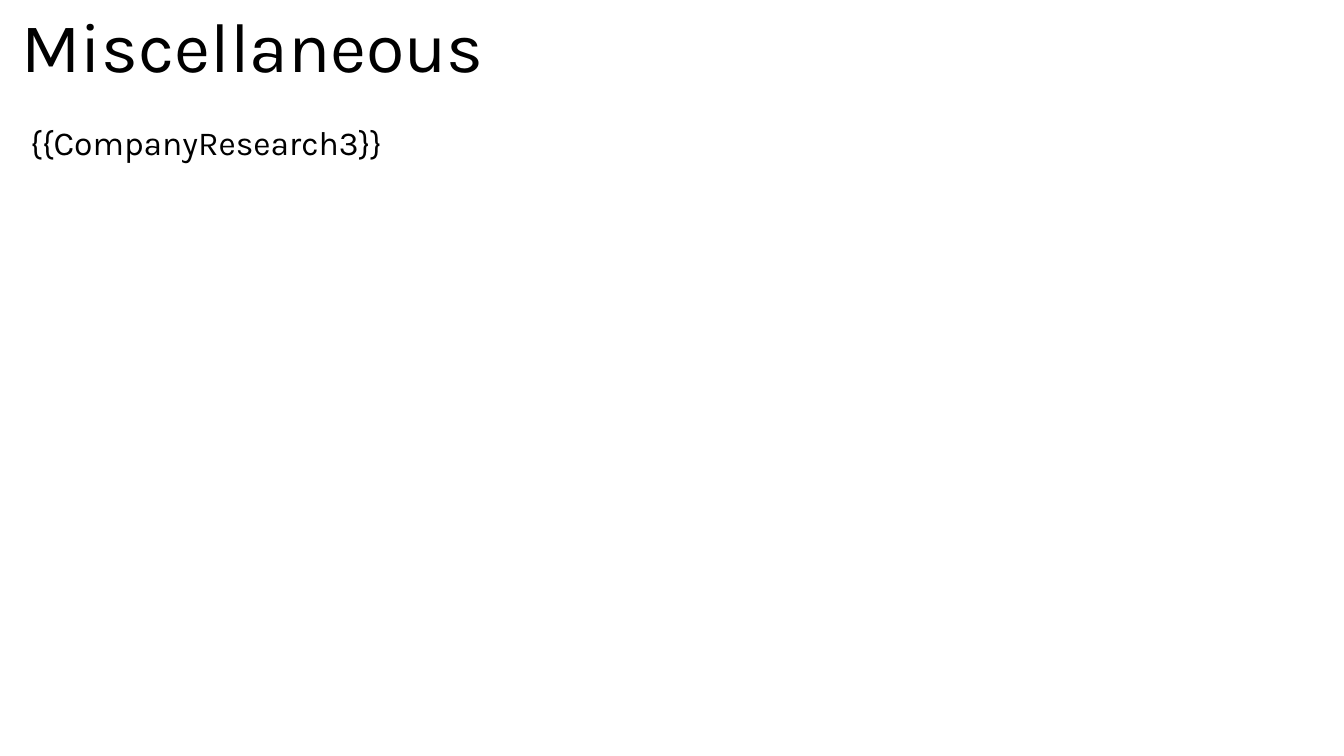
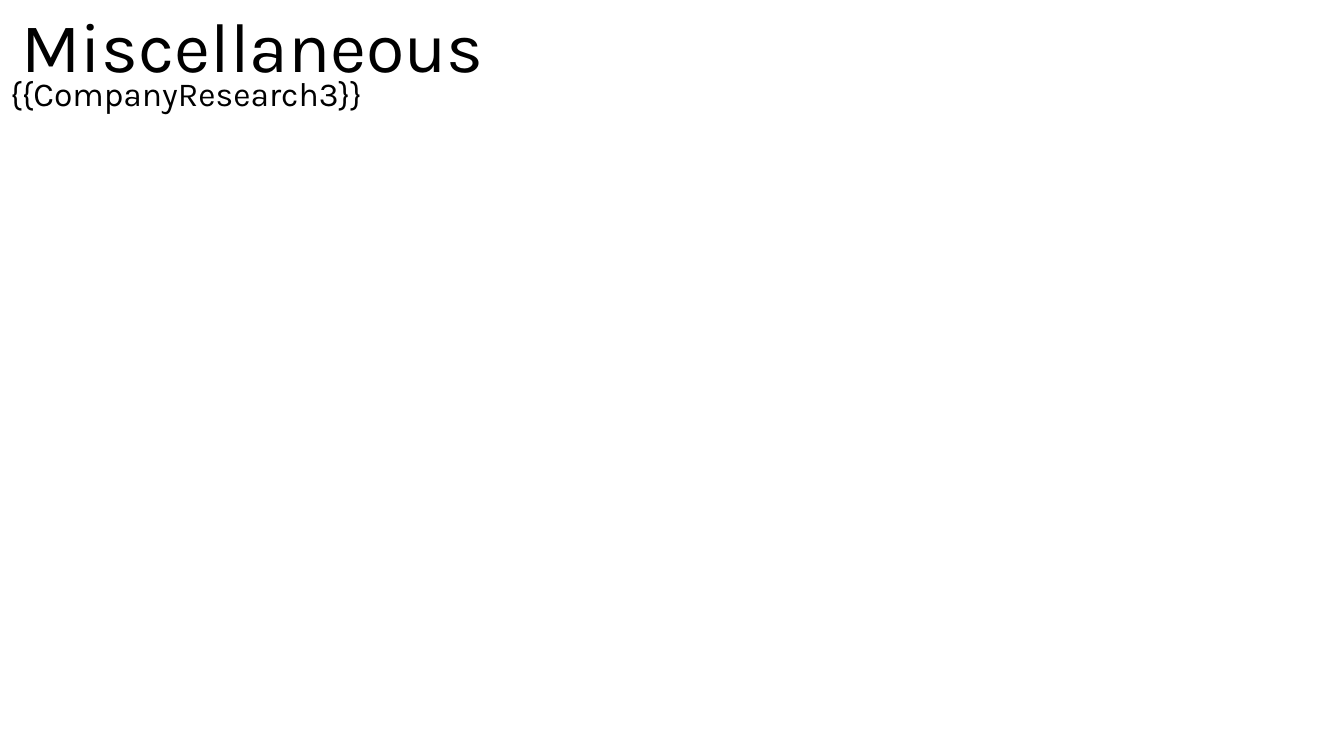
Before and after one commit to leonardoheis/azf_pptx, a slide deck: slide 3 of template/plantilla.pptx. Drawn at 1344x756 pixels with LibreOffice and Linux fonts; fonts in the diff are those of the drawing. Boxes give left, top, right and bottom in pixels: in the first picture for what was removed or moved away, otherwise in the second. Text is boxed around its words. In the diff, an @@ line names an element or a change of style, - is before the commit and + after.

Commit message:
Enhance configuration and industry research slide generation by adding conversion factors for EMU and a continuation uplift parameter. Refactor placeholder handling to improve layout management and ensure valid data presence before removal.

```diff
--- a/template/plantilla.pptx
+++ b/template/plantilla.pptx
@@ text "{{CompanyResearch3}}": place and size @@
-text "{{CompanyResearch3}}" at [30,130,382,163]
+text "{{CompanyResearch3}}" at [10,81,362,115]
```
Also in this commit, not shown: 1 other slide changed, 2 other files.
